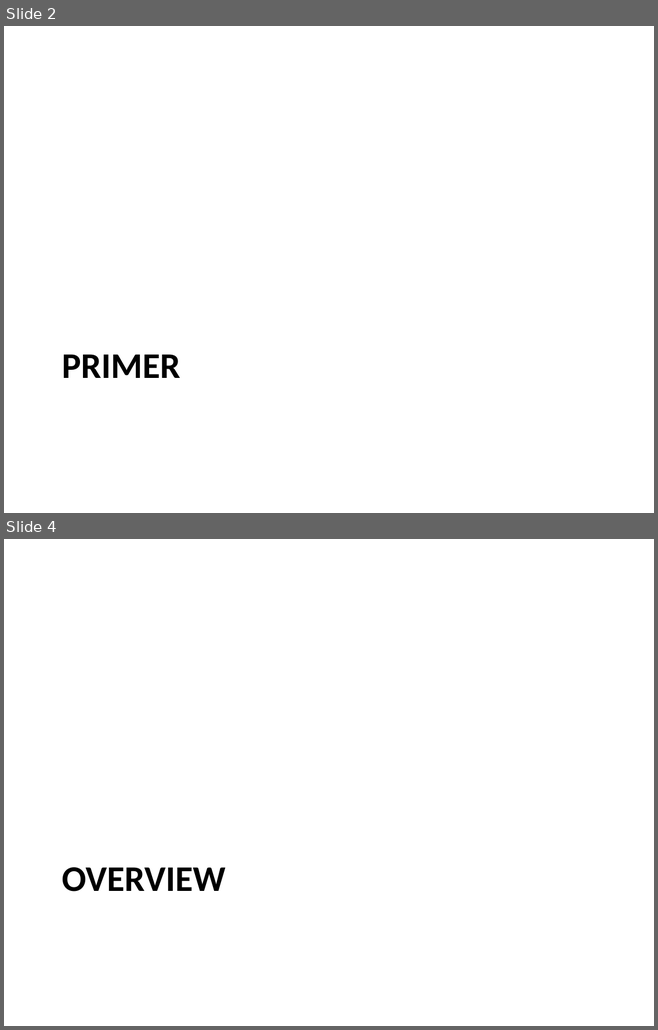
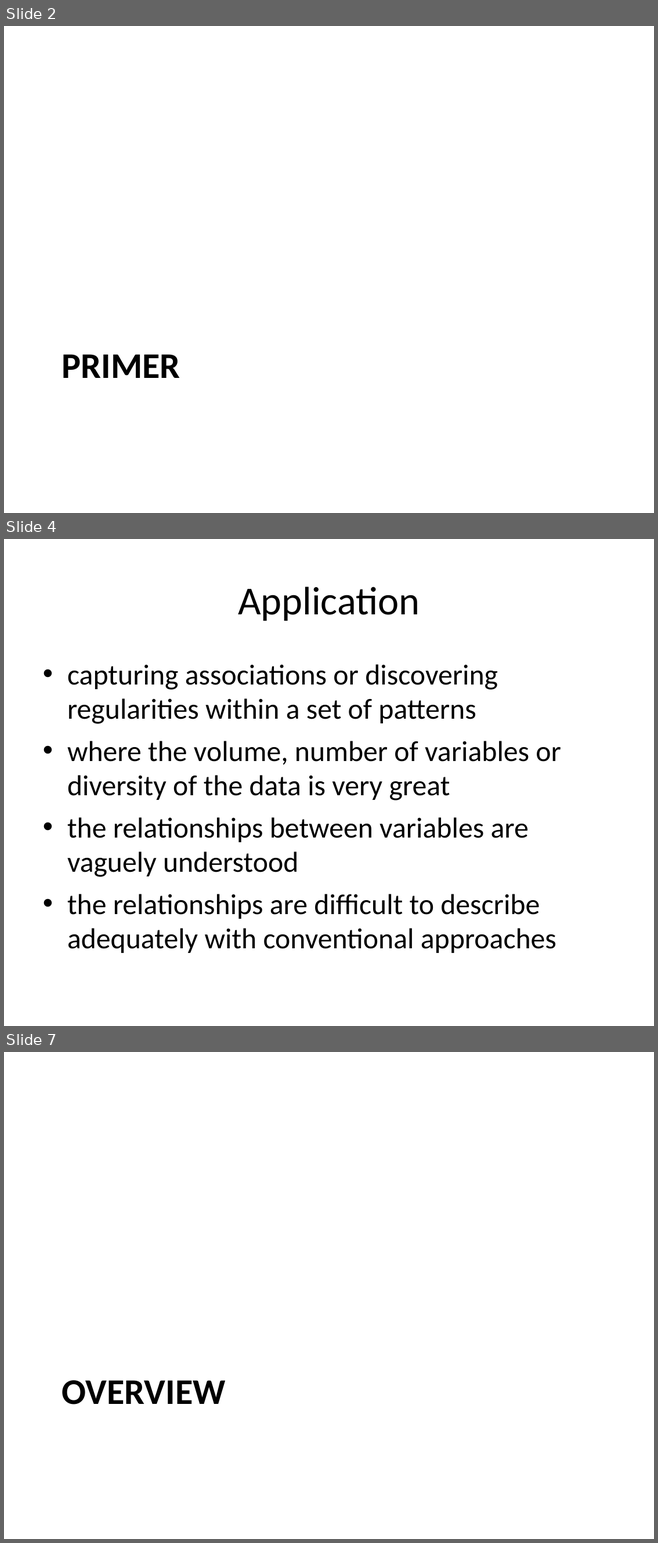
Before and after one commit to mazzas/School, a slide deck: SE4910/Project/Neural Network Toolbox.ppt. Shown one above the other, each under a label of ours: slides 2 and 4 before the commit, slides 2, 4 and 7 after it; the slides between them are not shown. The pictures are 658x1030 and 658x1543 pixels, drawn with LibreOffice and Linux fonts; fonts in the diff are those of the drawing. Boxes give left, top, right and bottom in pixels: in the first picture for what was removed or moved away, otherwise in the second. Text is boxed around its words. In the diff, an @@ line names an element or a change of style, - is before the commit and + after.

```diff
--- a/SE4910/Project/Neural Network Toolbox.ppt
+++ b/SE4910/Project/Neural Network Toolbox.ppt
@@ slide 4 added at (x1=4, y1=539, x2=654, y2=1026), background #FFFFFF @@
@@ title added at (x1=238, y1=587, x2=419, y2=621), 44 pt, text #000000 @@
+Application
@@ text added at (x1=67, y1=664, x2=561, y2=953), 32 pt, text #000000 @@
+• capturing associations or discovering regularities within a set of patterns
+• where the volume, number of variables or diversity of the data is very great
+• the relationships between variables are vaguely understood
+• the relationships are difficult to describe adequately with conventional approaches
@@ what was slide 4 is now slide 7 @@
```
Also in this commit, not shown: 9 slides changed, 4 other slides added, 2 slides removed, 1 other file.
